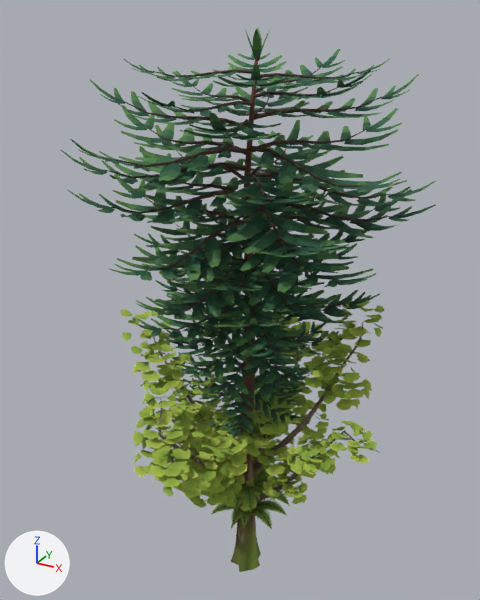
The glTF model src/assets/models/flora_trees.glb as it was, and as the next commit left it.
The view is the same before and after, from a camera (50 mm lens) standing at (10.9, -20.5, 23.3) and looking at (-0.6, 0.5, 12.8). The axes (+X, +Y, +Z) are drawn at lower left. The lights are the same throughout. The first picture is the older version.

In view in the first picture: 'conifer_a', 'conifer_b', 'ginkgo_a', 'ginkgo_b', 'treefern_a', 'treefern_b'.
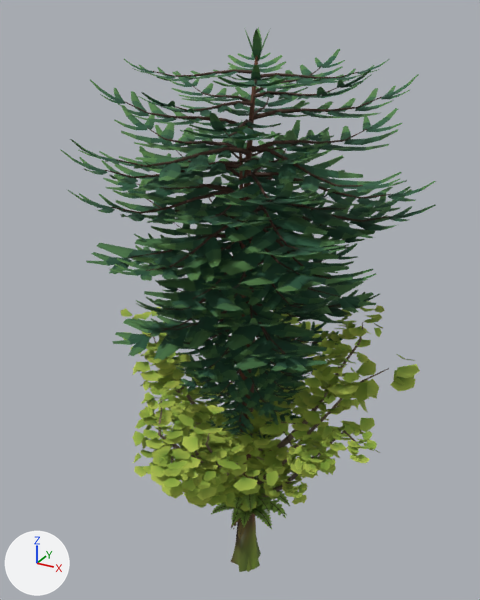
What changed in the scene script:
```text
Add me_treefern_lo:
    me_treefern_lo.from_pydata(...)  # 1333 vertices, 1326 faces; spans x -1.87..2.02, y -1.71..2.08, z 0.0..4.48
    # faces by material slot: [66, 1260]
    me_treefern_lo.materials.append(mat_bark)
    me_treefern_lo.materials.append(mat_foliage_fern)
Add me_ginkgo_lo:
    me_ginkgo_lo.from_pydata(...)  # 2096 vertices, 2036 faces; spans x -4.98..6.67, y -5.89..5.16, z -0.01..11.81
    # faces by material slot: [1044, 992]
    me_ginkgo_lo.materials.append(mat_bark)
    me_ginkgo_lo.materials.append(mat_foliage_ginkgo)
Add me_conifer_lo:
    me_conifer_lo.from_pydata(...)  # 2373 vertices, 2527 faces; spans x -5.3..5.0, y -5.3..5.0, z 0.0..19.7
    # faces by material slot: [695, 1832]
    me_conifer_lo.materials.append(mat_bark)
    me_conifer_lo.materials.append(mat_foliage_conifer)
Add ob_treefern_lo:
    ob_treefern_lo = bpy.data.objects.new('treefern_lo', me_treefern_lo)
    ob_treefern_lo.location = (0.0, 0.0, 0.0)
Add ob_ginkgo_lo:
    ob_ginkgo_lo = bpy.data.objects.new('ginkgo_lo', me_ginkgo_lo)
    ob_ginkgo_lo.location = (0.0, 0.0, 0.0)
Add ob_conifer_lo:
    ob_conifer_lo = bpy.data.objects.new('conifer_lo', me_conifer_lo)
    ob_conifer_lo.location = (0.0, 0.0, 0.0)
```

Changed parts and their boxes [x1, y1, x2, y2] in the pictures (480 x 600 px):
'conifer_lo', added
    after: [86, 120, 389, 572]
    faces in mat_foliage_conifer: [86, 120, 389, 420]
    faces in mat_bark: [127, 138, 343, 572]
'ginkgo_lo', added
    after: [140, 315, 420, 505]
    faces in mat_foliage_ginkgo: [140, 315, 420, 505]
    faces in mat_bark: [176, 368, 389, 484]
'treefern_lo', added
    after: [213, 493, 286, 529]
